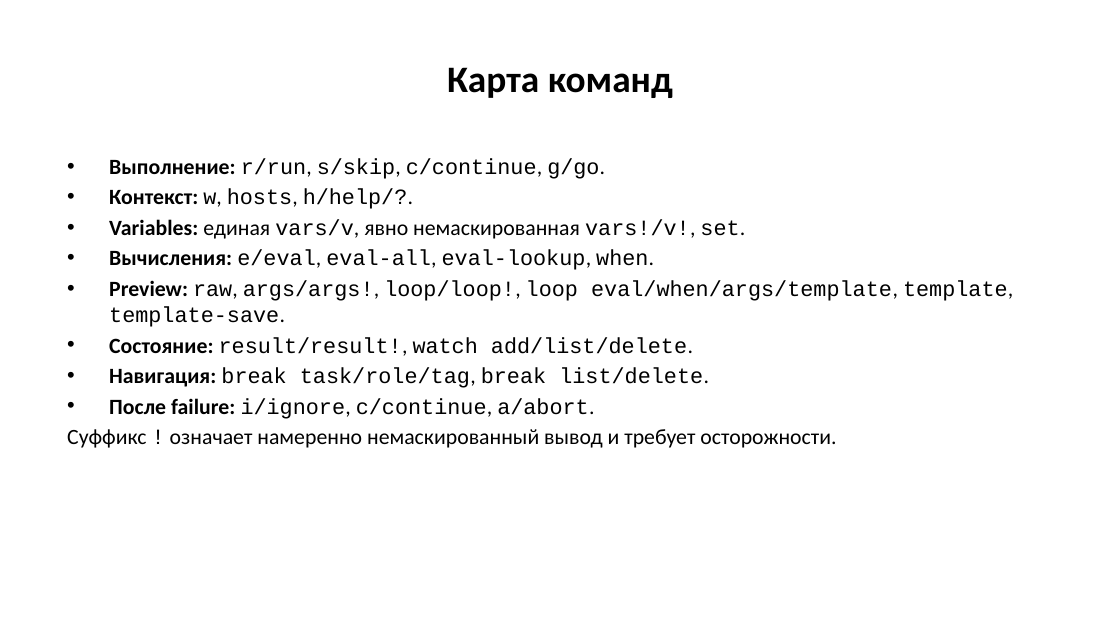
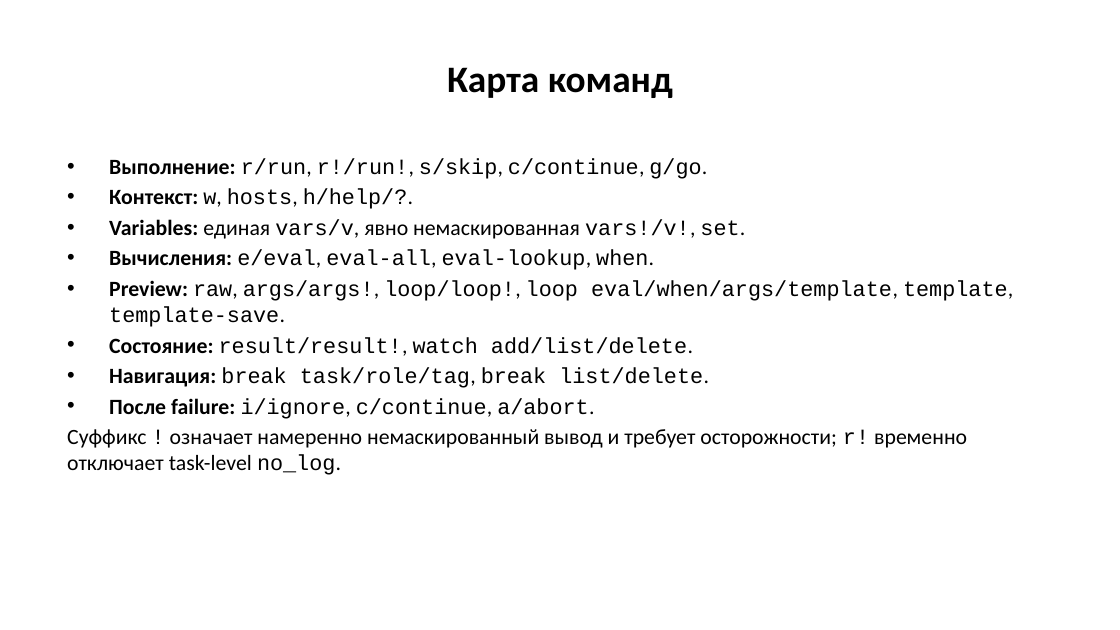
Before and after one commit to dtarasov7/ansible-debug, a slide deck: slide 7 of presentation/inspect-step-technical-overview-ru.pptx. Drawn at 1120x630 pixels with LibreOffice and Linux fonts; fonts in the diff are those of the drawing. Boxes give left, top, right and bottom in pixels: in the first picture for what was removed or moved away, otherwise in the second. Text is boxed around its words. In the diff, an @@ line names an element or a change of style, - is before the commit and + after.

```diff
--- a/presentation/inspect-step-technical-overview-ru.pptx
+++ b/presentation/inspect-step-technical-overview-ru.pptx
@@ text at [109, 158, 707, 179]: text changed @@
-• Выполнение: r/run, s/skip, c/continue, g/go.
+• Выполнение: r/run, r!/run!, s/skip, c/continue, g/go.
@@ text at [67, 429, 967, 475]: text changed @@
-Суффикс ! означает намеренно немаскированный вывод и требует осторожности.
+Суффикс ! означает намеренно немаскированный вывод и требует осторожности; r! временно отключает task-level no_log.
```
Also in this commit, not shown: 4 other slides changed, 12 other files.
